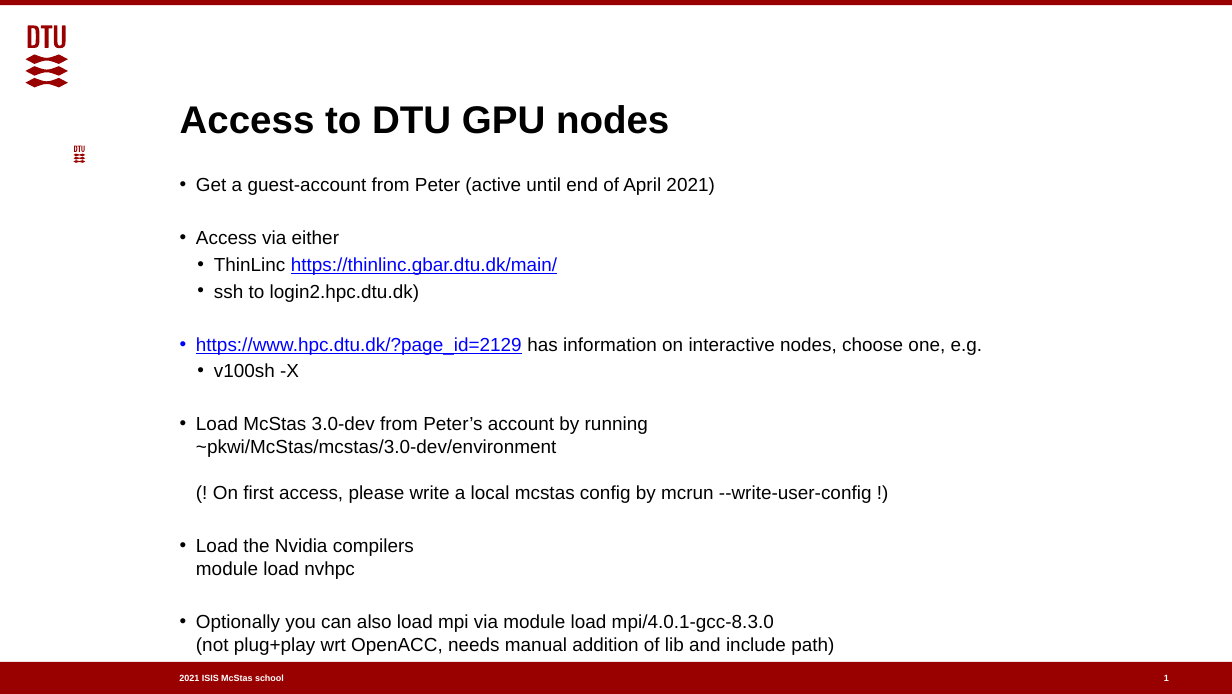
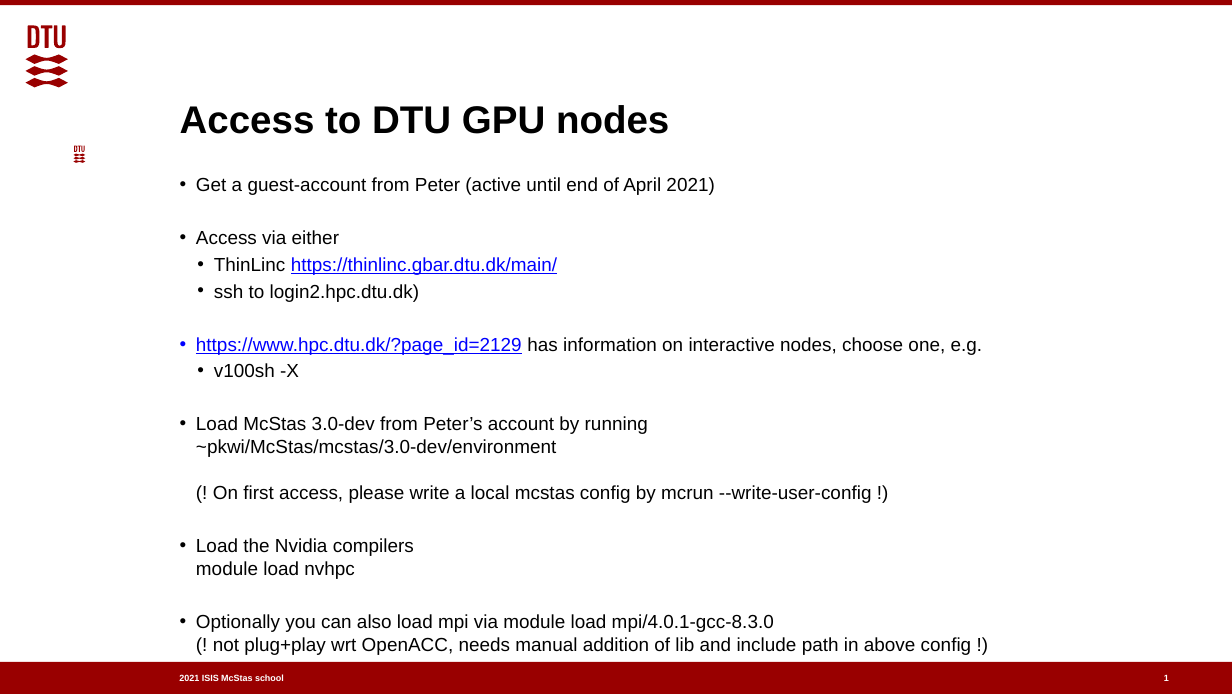
Before and after one commit to McStasMcXtrace/Schools, a slide deck: slide 1 of ISIS_April_2021/Thursday_April_15th/4_Writing_a_component/Adaptation_for_GPU/GPU_Example_run_at_DTU.pptx. Drawn at 1232x694 pixels with LibreOffice and Linux fonts; fonts in the diff are those of the drawing; background and template pictures are left out. Boxes give left, top, right and bottom in pixels: in the first picture for what was removed or moved away, otherwise in the second. Text is boxed around its words. In the diff, an @@ line names an element or a change of style, - is before the commit and + after.

```diff
--- a/ISIS_April_2021/Thursday_April_15th/4_Writing_a_component/Adaptation_for_GPU/GPU_Example_run_at_DTU.pptx
+++ b/ISIS_April_2021/Thursday_April_15th/4_Writing_a_component/Adaptation_for_GPU/GPU_Example_run_at_DTU.pptx
@@ text at [196, 614, 972, 655]: text changed @@
-• Optionally you can also load mpi via module load mpi/4.0.1-gcc-8.3.0
-  (not plug+play wrt OpenACC, needs manual addition of lib and include path)
+• Optionally you can also load mpi via module load mpi/4.0.1-gcc-8.3.0
+  (! not plug+play wrt OpenACC, needs manual addition of lib and include path in above config !)
```
Also in this commit, not shown: 2 other files.
